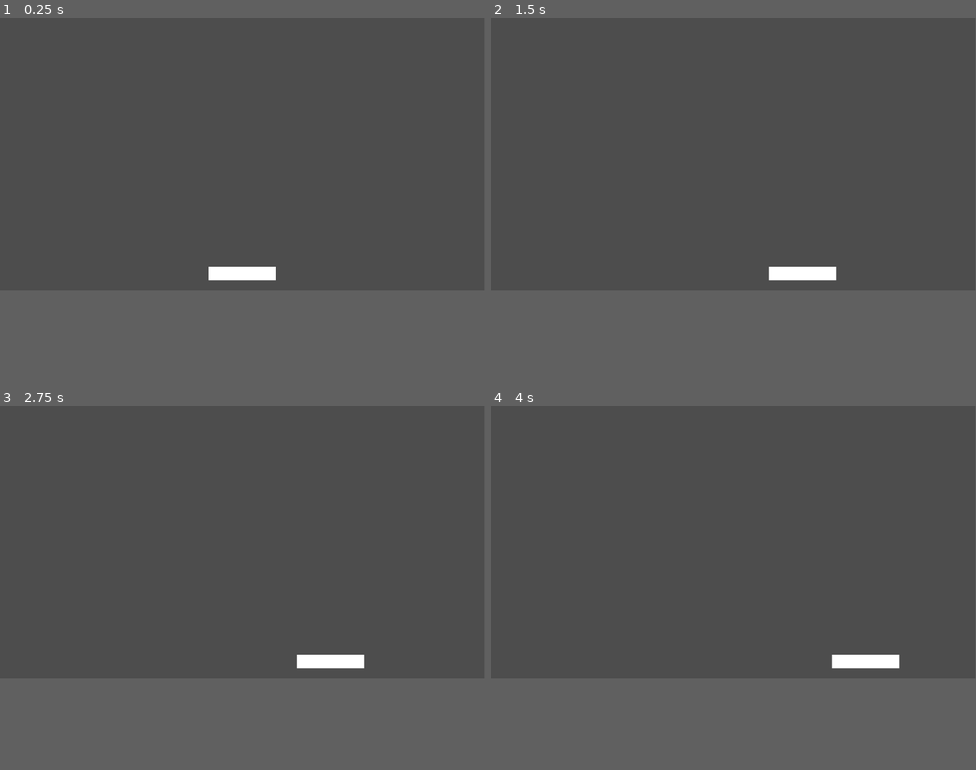
Above: before the commit, frames 1-4 (two rows, left to right).
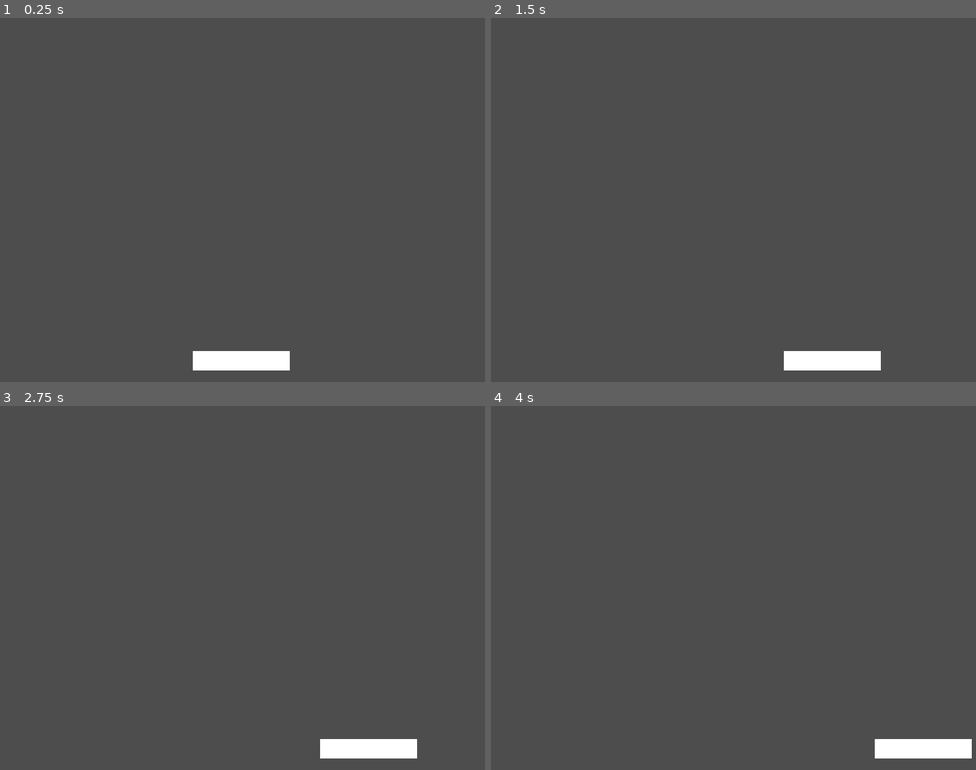
Above: after the commit, the same moments.

Repository: Magnic0/breakout-clone
Game: Godot game, scene res://Scenes/main.tscn
Two runs of this game, one before a commit and one after it. Both use one fixed random seed, a clock stepped at 60 frames per second and the inputs below.
Inputs:
- Up to frame 1 (0.25 s): no input
- Up to frame 2 (1.5 s): tap Enter at 0.5 s; hold D (move_right) 0.53-1.28 s; hold A (move_left) from 1.28 s (still down)
- Up to frame 3 (2.75 s): release A (move_left) at 2.03 s; hold D (move_right) from 2.03 s (still down)
- Up to frame 4 (4 s): release D (move_right) at 3.53 s; hold A (move_left) from 3.53 s (still down)
In our replay, the window is 799x449 before the commit and 800x600 after it. These sizes can differ from the game's own. Grey fills any space a smaller window leaves; there, only what the larger window draws over its background counts as a difference.

The runs differ from the first frame. In frame 1, 1.6% of the frame differs, in the area x 39-60%, y 68-97%; in frame 2, 1.6%; in frame 3, 1.6%; in frame 4, 1.6%, in the area x 70-100%, y 68-97%.

Commit message:
setup window resolution

Diff:
--- a/Scenes/main.tscn
+++ b/Scenes/main.tscn
@@ -5,4 +5,4 @@
 [node name="Main" type="Node2D"]
 
 [node name="Player" parent="." instance=ExtResource("1_nh3mk")]
-position = Vector2(576, 608)
+position = Vector2(398, 565)
--- a/Scenes/player.gd
+++ b/Scenes/player.gd
@@ -6,6 +6,7 @@
 	var direction = Input.get_axis("move_left", "move_right")
 	if direction:
 		velocity.x = direction * SPEED
+		print(position.x)
 	else:
 		velocity.x = move_toward(velocity.x, 0, SPEED)
 
--- a/project.godot
+++ b/project.godot
@@ -15,6 +15,12 @@
 config/features=PackedStringArray("4.1", "Mobile")
 config/icon="res://icon.svg"
 
+[display]
+
+window/size/viewport_width=800
+window/size/viewport_height=600
+window/size/resizable=false
+
 [input]
 
 move_left={
